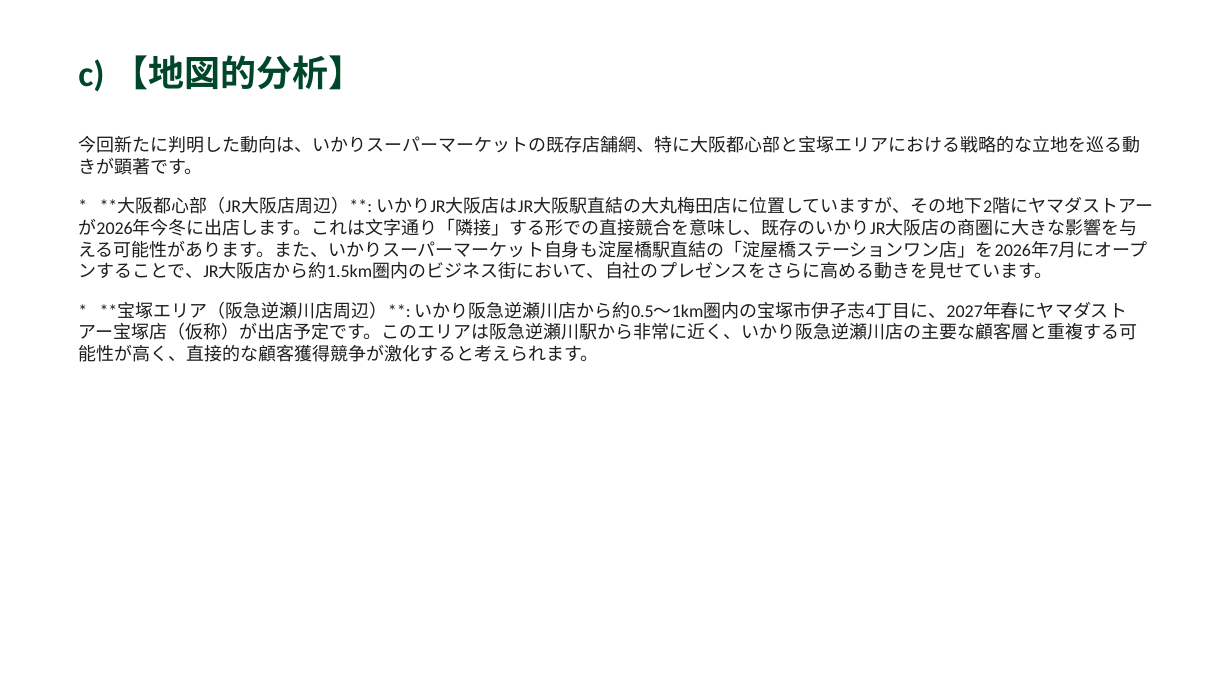
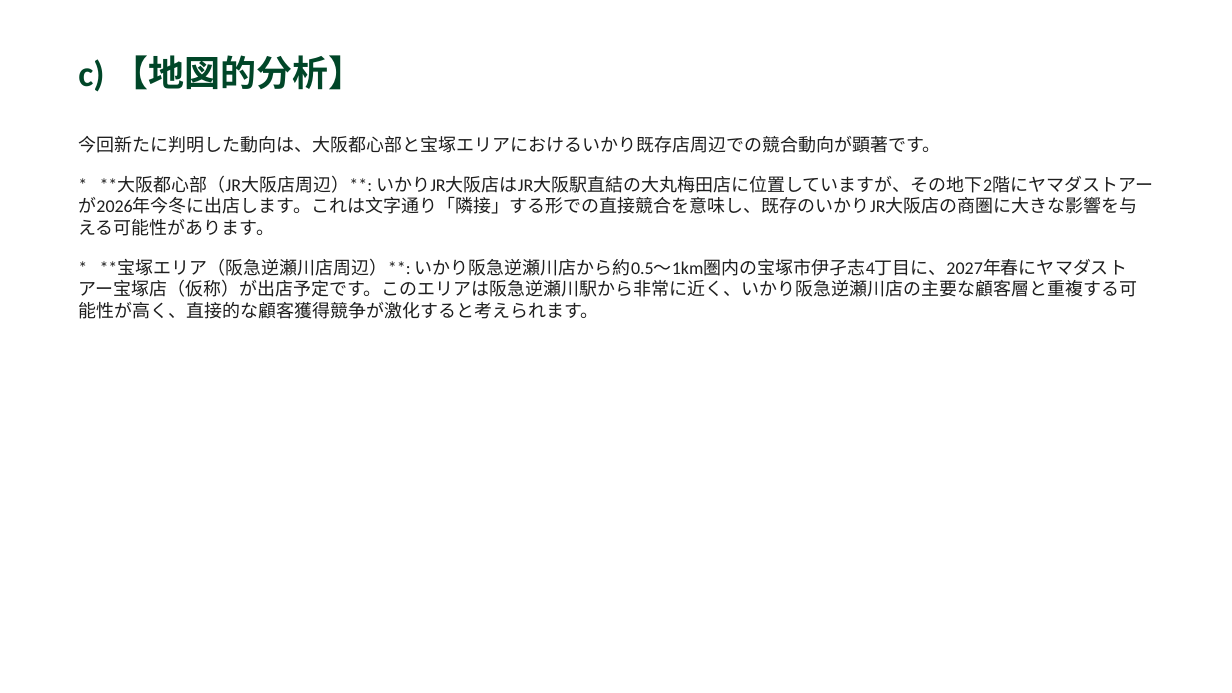
Before and after one commit to yutatbgt-bit/Competitive-research, a slide deck: slide 4 of report/2026_06_18_competitive_report.pptx. Drawn at 1232x693 pixels with LibreOffice and Linux fonts; fonts in the diff are those of the drawing. Boxes give left, top, right and bottom in pixels: in the first picture for what was removed or moved away, otherwise in the second. Text is boxed around its words. In the diff, an @@ line names an element or a change of style, - is before the commit and + after.

```diff
--- a/report/2026_06_18_competitive_report.pptx
+++ b/report/2026_06_18_competitive_report.pptx
@@ text at (78,136,1153,236): text changed @@
-今回新たに判明した動向は、いかりスーパーマーケットの既存店舗網、特に大阪都心部と宝塚エリアにおける戦略的な立地を巡る動きが顕著です。
-* **大阪都心部（JR大阪店周辺）**: いかりJR大阪店はJR大阪駅直結の大丸梅田店に位置していますが、その地下2階にヤマダストアーが2026年今冬に出店します。これは文字通り「隣接」する形での直接競合を意味し、既存のいかりJR大阪店の商圏に大きな影響を与える可能性があります。また、いかりスーパーマーケット自身も淀屋橋駅直結の「淀屋橋ステーションワン店」を2026年7月にオープンすることで、JR大阪店から約1.5km圏内のビジネス街において、自社のプレゼンスをさらに高める動きを見せています。
+今回新たに判明した動向は、大阪都心部と宝塚エリアにおけるいかり既存店周辺での競合動向が顕著です。
+* **大阪都心部（JR大阪店周辺）**: いかりJR大阪店はJR大阪駅直結の大丸梅田店に位置していますが、その地下2階にヤマダストアーが2026年今冬に出店します。これは文字通り「隣接」する形での直接競合を意味し、既存のいかりJR大阪店の商圏に大きな影響を与える可能性があります。
```
Also in this commit, not shown: 4 other slides changed, 2 other files.
